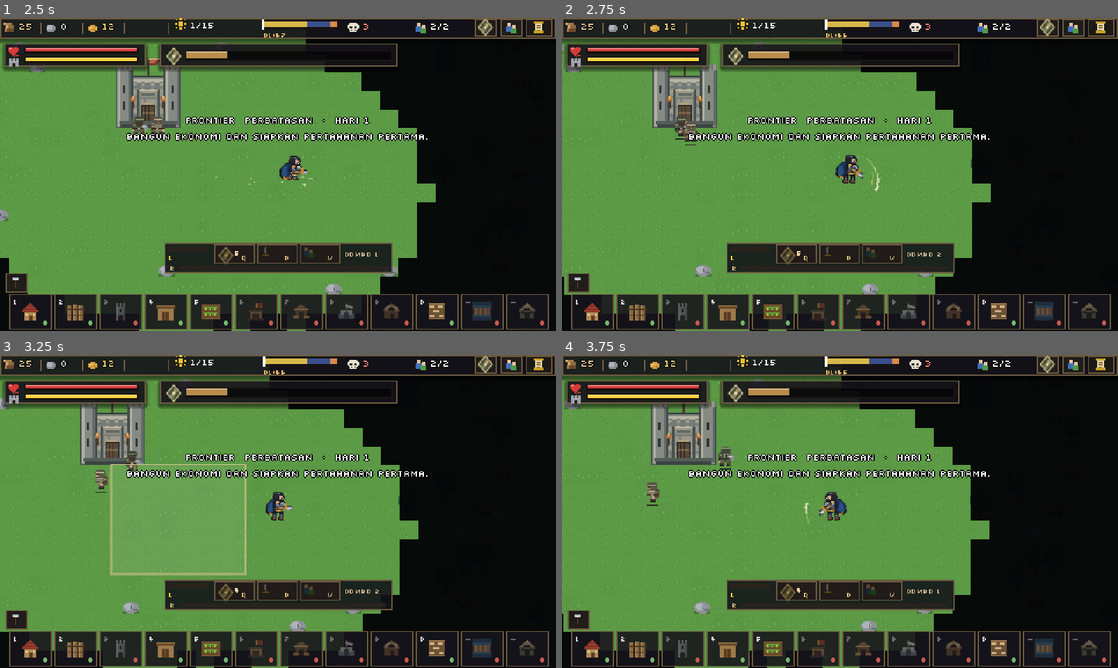
Above: before the commit, frames 1-4 (two rows, left to right).
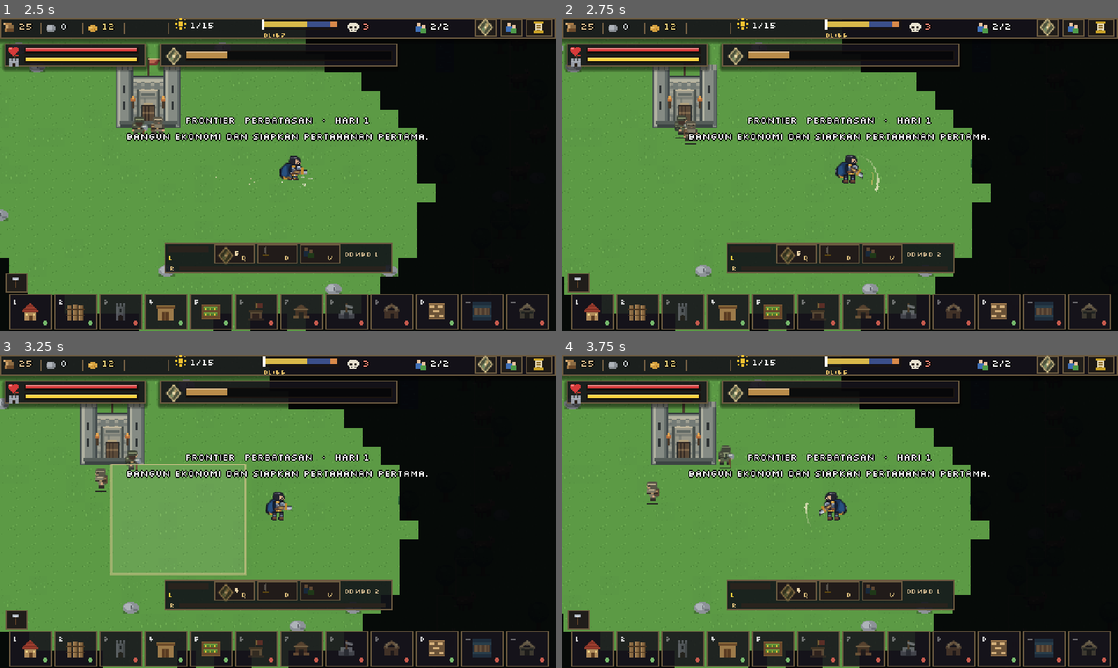
Above: after the commit, the same moments.

Repository: shimleabyte/hold-the-keep
Game: Godot game, scene res://scenes/main.tscn
The game is run twice, just before and just after one commit, with the same random seed, the same clock (stepped at 60 frames per second) and the same inputs.
Inputs (mouse positions are in pixels of both pictures, inside the frame that each line leads up to):
- Up to frame 1 (2.5 s): tap Enter (ui_accept) at 0.5, 0.77 s; move the mouse to (400, 158) at 0.52 s; hold D (move_right) 0.53-1.25 s; hold F (attack) 0.53-1.25 s; click (400, 158) at 0.67 s; drag from (166, 190) to (250, 237) at 1.27 s; move the mouse to (333, 105) at 2.02 s; hold D (move_right) from 2.03 s (still down); hold F (attack) from 2.03 s (still down); tap Q (ability_dash) at 2.1 s
- Up to frame 2 (2.75 s): keep holding D (move_right); keep holding F (attack)
- Up to frame 3 (3.25 s): release D (move_right) at 2.75 s; release F (attack) at 2.75 s; drag from (250, 574) to (111, 464) at 2.77 s
- Up to frame 4 (3.75 s): move the mouse to (1006, 558) at 3.52 s; hold A (move_left) from 3.53 s (still down); hold F (attack) from 3.53 s (still down)

Frame 1 is identical in both runs. In frame 2, 0.1% of the frame differs, in the area x 20-25%, y 31-41%; in frame 3, 0.1%; in frame 4, 0.2%, in the area x 15-31%, y 28-49%.

Commit message:
fix: scope grounded locomotion to protagonist atlas

Diff:
--- a/scripts/entities/sprite_anim.gd
+++ b/scripts/entities/sprite_anim.gd
@@ -43,6 +43,8 @@
 }
 
 var clip := "idle"
+## True only while the protagonist is using its separately authored locomotion atlas.
+var _uses_player_atlas := false
 var view := FRONT
 var flip := false
 var finished := false
@@ -80,8 +82,9 @@
 
 
 func play(clip_name: String, restart := false, fps_override := 0.0) -> void:
-    if clip_name == clip and not restart:
-        return
+    if clip_name == clip and not restart and not _uses_player_atlas:
+        return
+    _uses_player_atlas = false
     clip = clip_name
     _t = 0.0
     finished = false
@@ -104,6 +107,7 @@
     if clip_name == clip and not restart and _timed_frames.is_empty():
         return
 
+    _uses_player_atlas = true
     clip = clip_name
     _t = 0.0
     finished = false
@@ -259,9 +263,14 @@
             # Napas halus satu piksel, dengan fase awal berbeda per unit.
             return Vector2(0, -roundf(sin(_motion_t * TAU * 0.7 + _motion_phase) * 0.55))
         "walk", "run":
-            # Locomotion lift/contact is authored in the atlas poses. A global
-            # vertical bob would detach the planted boot from the ground pivot.
-            return Vector2.ZERO
+            if _uses_player_atlas:
+                # The protagonist's atlas owns contact, compression and recovery.
+                # Keep its ground pivot fixed so the planted boot cannot slide.
+                return Vector2.ZERO
+            # Shared villager/enemy sheets still use runtime lift; their atlas
+            # has not yet received the protagonist's authored contact treatment.
+            var lift := absf(sin(progress * TAU))
+            return Vector2(0, -roundf(lift * (2.0 if clip == "run" else 1.0)))
         "work":
             return _work_motion_offset(progress, forward)
         "hurt":
